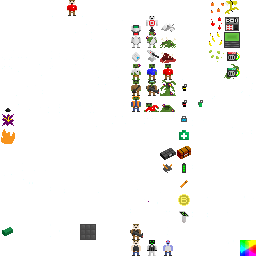
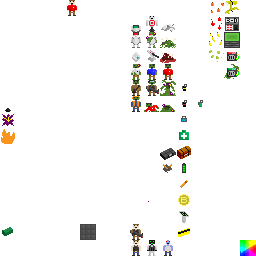
Two versions of the same layered image (256×256). Layer-by-layer changes:
added layer "cardkey" above "terminal" over [178, 228, 190, 237]
painted on "Layer 0" over [178, 228, 188, 237]
